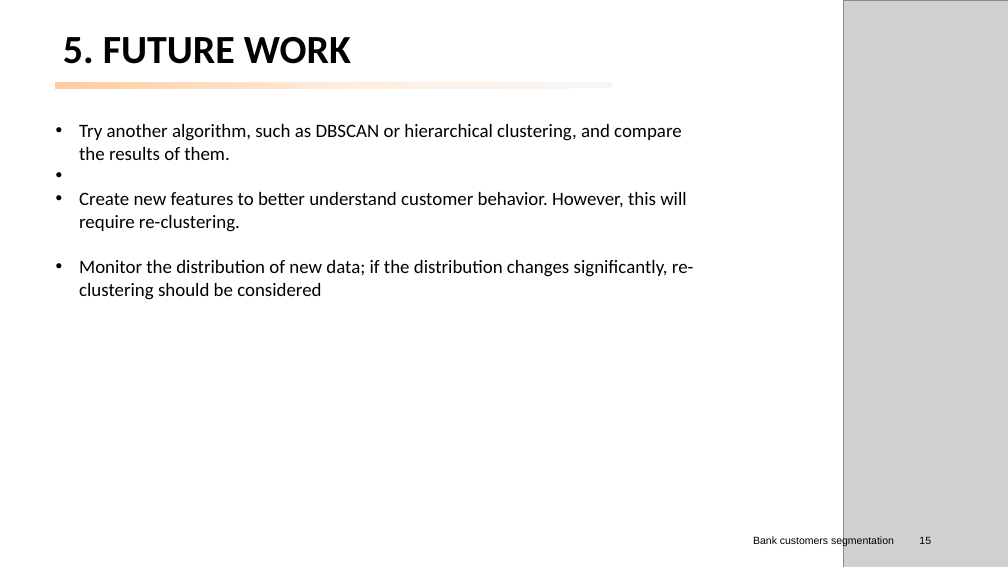
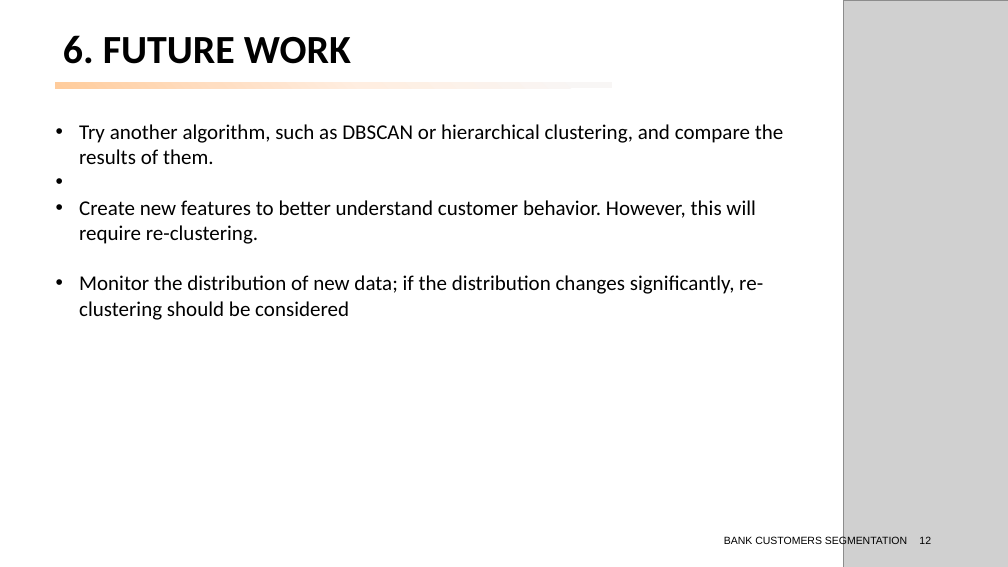
Before and after one commit to peerapat-t/Banking-customer-segmentation, a slide deck: slide 12 of banking customer segmentation.pptx (slide 15 before the commit). Drawn at 1008x567 pixels with LibreOffice and Linux fonts; fonts in the diff are those of the drawing; grey boxes stand for pictures. Boxes give left, top, right and bottom in pixels: in the first picture for what was removed or moved away, otherwise in the second. Text is boxed around its words. In the diff, an @@ line names an element or a change of style, - is before the commit and + after.

```diff
--- a/banking customer segmentation.pptx
+++ b/banking customer segmentation.pptx
@@ title at [63, 35, 351, 64]: text changed @@
-5. FUTURE WORK
+6. FUTURE WORK
@@ text "Try another algorithm, such as ..." at [79, 124, 784, 320]: size 18 to 20 pt @@
@@ text at [724, 536, 907, 547]: text changed @@
-Bank customers segmentation
+BANK CUSTOMERS SEGMENTATION
@@ page number at [919, 536, 931, 544]: text changed @@
-15
+12
```
Also in this commit, not shown: 12 other slides changed, 6 slides added, 5 slides removed, 2 other files.
